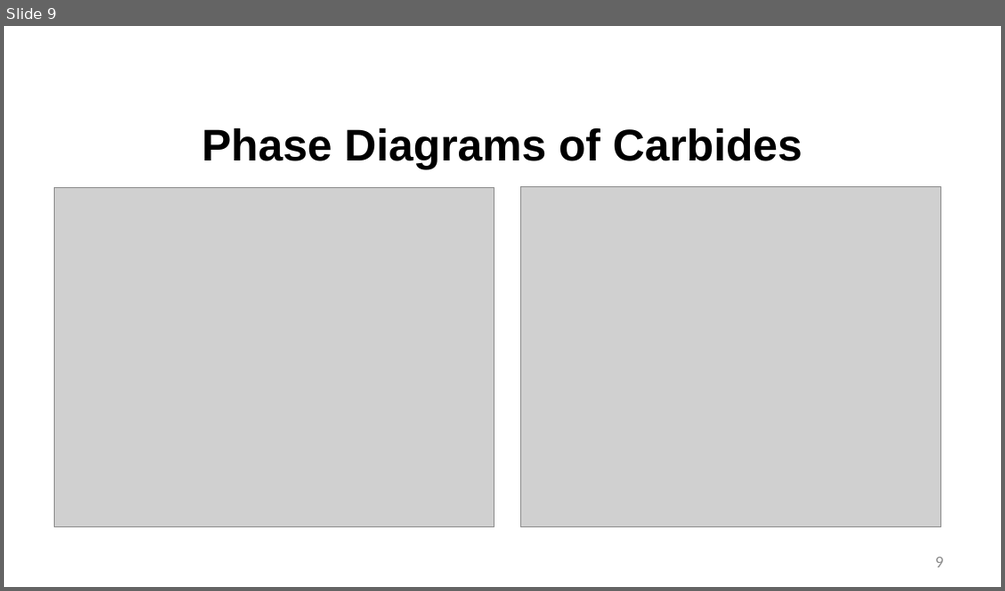
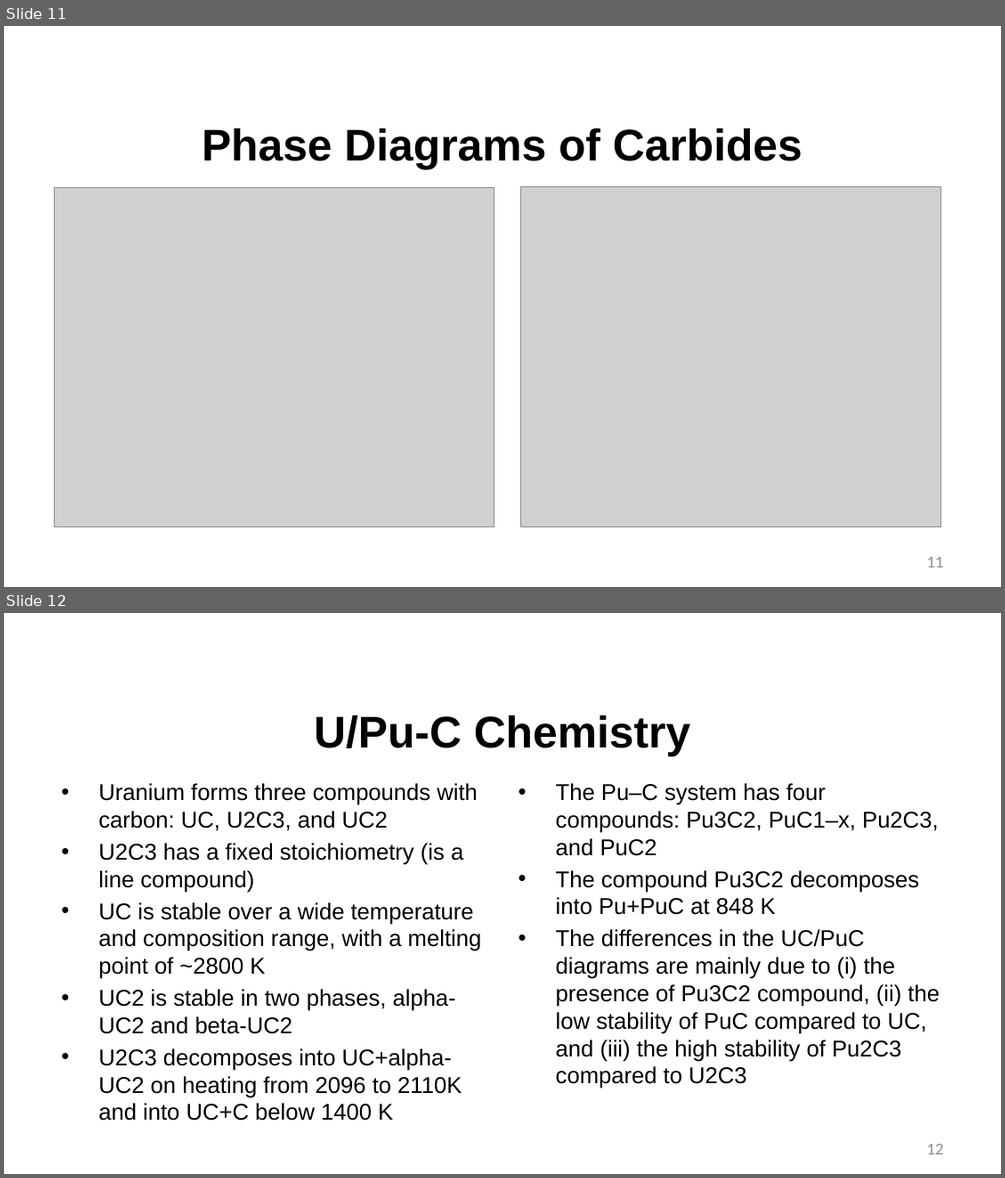
Before and after one commit to benbeeler/TEACHING, a slide deck: Advanced Reactor Materials/LecX_carbide_nitride.pptx. Shown one above the other, each under a label of ours: slide 9 before the commit, slides 11 and 12 after it. The pictures are 1005x591 and 1005x1178 pixels, drawn with LibreOffice and Linux fonts; fonts in the diff are those of the drawing; grey boxes stand for pictures; background and template pictures are left out. Boxes give left, top, right and bottom in pixels: in the first picture for what was removed or moved away, otherwise in the second. Text is boxed around its words. In the diff, an @@ line names an element or a change of style, - is before the commit and + after.

```diff
--- a/Advanced Reactor Materials/LecX_carbide_nitride.pptx
+++ b/Advanced Reactor Materials/LecX_carbide_nitride.pptx
@@ slide 12 added at box(4, 613, 1001, 1174), background #FFFFFF @@
@@ title added at box(314, 715, 690, 757), 42.7 pt, text #000000, bold @@
+U/Pu-C Chemistry
@@ text added at box(98, 783, 482, 1120), 22 pt, text #000000 @@
+• Uranium forms three compounds with carbon: UC, U2C3, and UC2
+• U2C3 has a fixed stoichiometry (is a line compound)
+• UC is stable over a wide temperature and composition range, with a melting point of ~2800 K
+• UC2 is stable in two phases, alpha-UC2 and beta-UC2
+• U2C3 decomposes into UC+alpha-UC2 on heating from 2096 to 2110K and into UC+C below 1400 K
@@ text added at box(556, 783, 939, 1088), 22 pt, text #000000 @@
+• The Pu–C system has four compounds: Pu3C2, PuC1–x, Pu2C3, and PuC2
+• The compound Pu3C2 decomposes into Pu+PuC at 848 K
+• The differences in the UC/PuC diagrams are mainly due to (i) the presence of Pu3C2 compound, (ii) the low stability of PuC compared to UC, and (iii) the high stability of Pu2C3 compared to U2C3
@@ page number added at box(927, 1143, 944, 1154), 16 pt, text #8C8C8C @@
+12
@@ what was slide 9 is now slide 11 @@
@@ page number at box(927, 556, 944, 567): text changed @@
-9
+11
```
Also in this commit, not shown: 1 other slide added.
